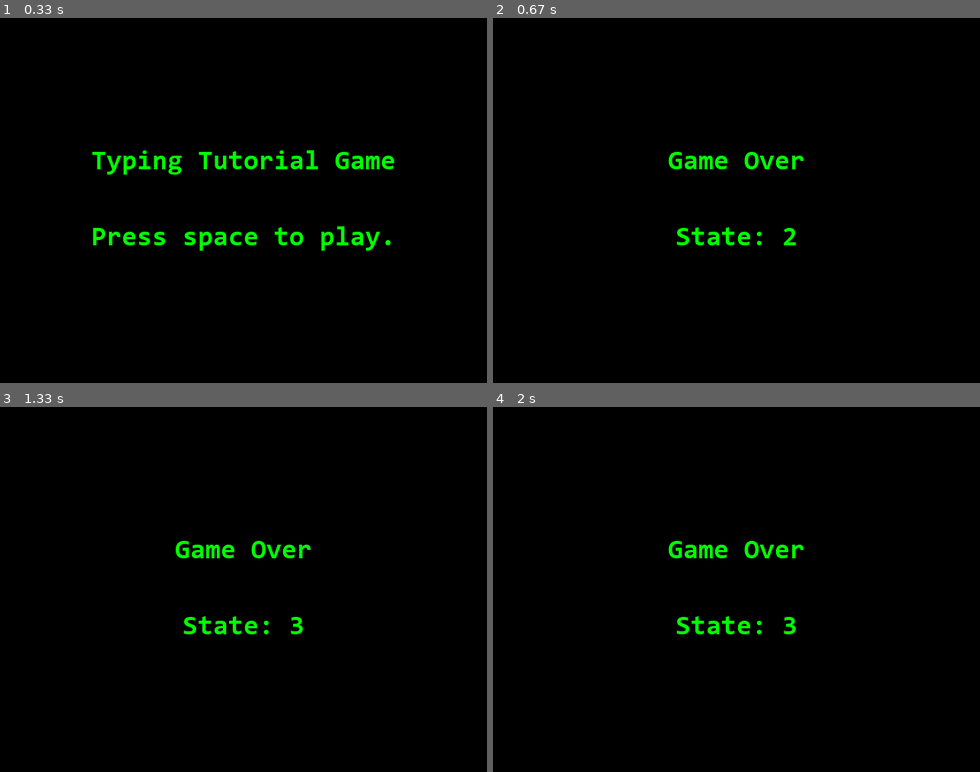
Above: before the commit, frames 1-4 (two rows, left to right).
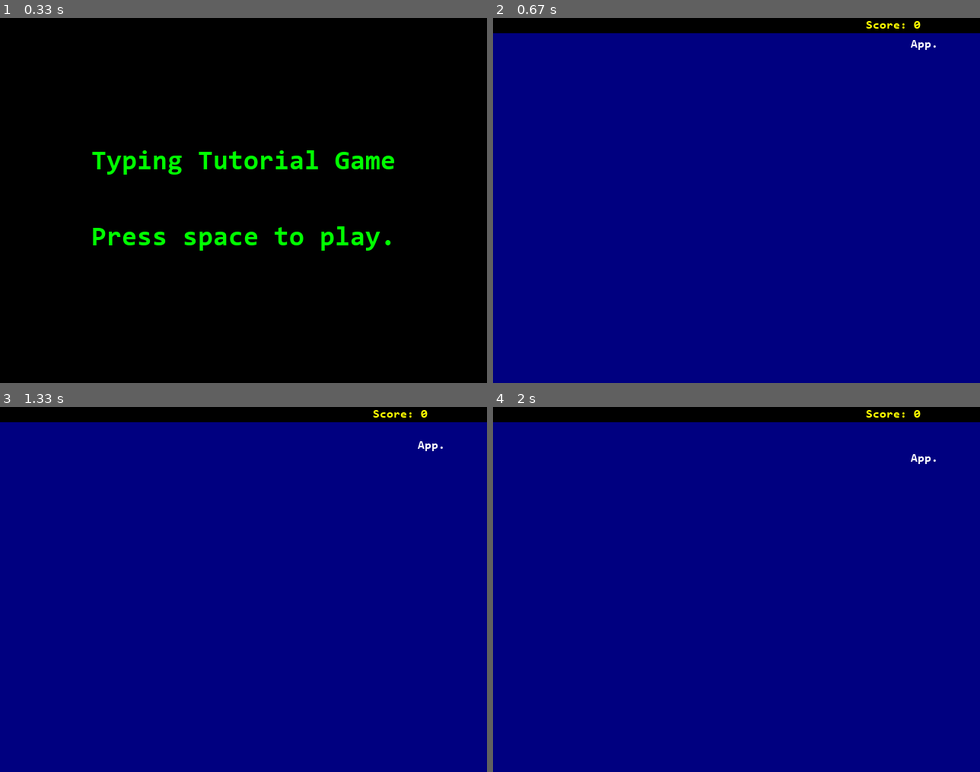
Above: after the commit, the same moments.

Repository: arynchoong/TypingTutorGame
Game: pygame game, started from python/src/game.py
Same seed, same stepped clock (60 frames per second), same inputs: the game is played once before the commit and once after it.
Inputs:
- Up to frame 1 (0.33 s): no input
- Up to frame 2 (0.67 s): tap Space at 0.33 s
- Up to frame 3 (1.33 s): tap Space at 0.67 s
- Up to frame 4 (2 s): no input

Frame 1 is identical in both runs. In frame 2, 96% of the frame differs, in the area x 0-100%, y 0-100%; in frame 3, 96%; in frame 4, 96%.

Commit message:
Restructured objects.py and word.py

Diff:
--- a/python/src/game.py
+++ b/python/src/game.py
@@ -1,4 +1,5 @@
 import pygame
+from play import GamePlay
 
 # Dimensions
 WIDTH = 640
@@ -21,7 +22,8 @@
         self.size = WIDTH, HEIGHT
         self.running = True if self.disp_surf else False
         self.state = START
-        self.bigfont = pygame.font.Font(RESFOLDER+'Consolas Bold.ttf', 36)
+        self.bigfont = pygame.font.Font(RESFOLDER + 'Consolas Bold.ttf', 36)
+        self.game = None
         return
 
     def init_display(self):
@@ -34,7 +36,12 @@
         # Event loop
         while self.running:
             self.check_event()
-            self.render()
+            if self.state == PLAYING:
+                self.game = GamePlay(self.screen)
+                self.game.execute()
+                self.state += 1
+            else:
+                self.render()
         return
 
     def check_event(self):
@@ -61,7 +68,7 @@
             message = 'Press space to play.'
         else:
             text = 'Game Over'
-            message = 'State: %s' % self.state
+            message = 'Score: %s' % self.game.score
 
         # draw the messages
         self.draw_text(text, GREEN, (WIDTH / 2, HEIGHT / 2 - 50))
--- a/python/src/objects.py
+++ b/python/src/objects.py
@@ -1,76 +1,63 @@
-# Typing tutorial game objects
-
+# game objects.py
+import string
 import random
 from word import Word
-from city import Cityline
-
-MARGINX = 6
+# Dimensions
+MARGINX = 5
 FONTWIDTH = 9 # based on Consolas Bold 16 pt font size
-
+# Resources
 RESFOLDER = '../../res/'
 
-class Objects:
+class GameObjects:
     def __init__(self, screen_width, screen_height):
+        self.screen_width = screen_width
+        self.screen_height = screen_height
         self.wordlist = self.init_words()
         self.game_words = []
-        self.width = screen_width
         self.bound_y = screen_height - 40
-        self.cityline = Cityline(screen_width)
 
     def init_words(self):
         words_list = None
         try:
-            with open(RESFOLDER+"brown.txt", "r", newline='') as file:
+            with open(RESFOLDER + "brown.txt", 'r', newline='') as file:
                 words_list = [line.strip() for line in file.readlines()]
         except:
             # Error handling, provide default:
-            words_list = ['a','b','c','d','e','f','g','h','i','j','k',
-                             'l','m','n','o','p','q','r','s','t','u','v',
-                             'x','y','z']
+            words_list = list(string.ascii_letters)
             random.shuffle(words_list)
-        self.wordlist_len = len(words_list)
         return words_list
 
-    def add_word(self, level):
-        # check that word doesn't duplicate first character in list
-        word = random.choice(self.wordlist[:min(self.wordlist_len,1000*level)])
+    def add_word(self):
+        '''Add word to game play'''
+        # Check that word doesn't duplicate first character in list
+        word = random.choice(self.wordlist)
         firstchar = [word.text[0] for word in self.game_words]
-        while (word[0] in firstchar):
+        while word[0] in firstchar:
             word = random.choice(self.wordlist)
 
-        # calculate list of city blocks still standing
-        avail_block = []
-        for idx, block in enumerate(self.cityline):
-            if block.get_flag() == True:
-                avail_block.append(idx)
-        x_avail = random.choice(avail_block)*10 + MARGINX
-        # calculate max x of word
-        max_x = (self.width - MARGINX) - (FONTWIDTH * len(word))
+        # Calculate the max of x position of word
+        max_x = (self.screen_width - MARGINX) - (FONTWIDTH * len(word))
+
+        # Some randomised fun
         x = random.randint(MARGINX,max_x)
-        # randomize fun
-        x = random.choice([x_avail,x])
-        x = min(x,max_x)
 
         self.game_words.append(Word(word, x))
-        return self.game_words[-1]
+        return True
 
     def move(self, delta):
         removed_typing = False
-        if not self.game_words:
-            return
         for word in self.game_words:
             word.move(delta)
-            # check y boundary
             if word.get_y() >= self.bound_y:
                 if word.typedidx >= 0:
                     removed_typing = True
                 word.set_remove()
-                self.cityline.del_blocks(word.get_x(), len(word))
-        self.cleanup()
+        self.clean_up()
         return removed_typing
 
-    def cleanup(self):
+    def clean_up (self):
         if not self.game_words:
             return
-        # remove words from game_words with word.typedidx == -2
+        # Remove words from game_words with word.typedidx == -2
         self.game_words = [w for w in self.game_words if w.typedidx != -2]
+        return
--- a/python/src/play.py
+++ b/python/src/play.py
@@ -1,9 +1,13 @@
 # play.py
 import pygame
+from objects import GameObjects
 
 # Colours        R    G    B
 BLUE        = (  0,   0, 128)
 WHITE       = (255, 255, 255)
+GREEN       = (  0, 200,   0)
+BLACK       = (  0,   0,   0)
+YELLOW      = (255, 255,   0)
 # Dimensions
 MARGINX = 5
 # Resources
@@ -17,41 +21,112 @@
         self.width, self.height = screen.get_size()
         self.font =  pygame.font.Font(RESFOLDER + 'Consolas Bold.ttf', 16)
         self.playing = True
+        self.game_objects = GameObjects(self.width, self.height)
+        self.last_add = 0 # time of adding word
+        self.add_timeout = 2000 # 2 seconds
+        self.fps = 25
+        self.fpsclock = pygame.time.Clock()
+        self.ydelta = 1
+        self.typing_flag = False
+        self.score = 0
+        self.keyhit = None
 
     def execute(self):
         while self.playing:
             self.check_events()
             self.loop()
             self.render()
+            self.fpsclock.tick(self.fps)
         return
 
     def check_events(self):
         for event in pygame.event.get():
             if event.type == pygame.QUIT:
                 pygame.quit()
+            elif event.type == pygame.TEXTINPUT:
+                self.keyhit = event.text
             elif event.type == pygame.KEYUP:
                 if event.key == pygame.K_ESCAPE:
                     self.playing = False
         return
 
     def loop(self):
-        pass
+        self.check_keyhit()
+
+        if self.game_objects.move(self.ydelta): # If moved beyond boundary Y
+            self.typing_flag = False
+        self.add_word()
+        return
 
     def render(self):
         '''Render surface'''
         self.disp_surf.fill(BLUE) # Fill background
+        self.draw_score()
 
-        self.draw_text('Playing...', WHITE, (320, 240))
+        # set the words for display
+        for word in self.game_objects.game_words:
+            if word.typedidx > -1:
+                typed_text = word.text[:word.typedidx+1]
+                untyped_text = ' '*(word.typedidx+1) + word.text[word.typedidx+1:]
+                self.draw_word(untyped_text, WHITE, word.coord())
+                self.draw_word(typed_text, GREEN, word.coord())
+            else:
+                self.draw_word(word.text, WHITE, word.coord())
 
         # Blit everything to screen
         self.screen.blit(self.disp_surf, (0,0))
         pygame.display.flip()
         return
 
-    def draw_text(self, text, colour, center):
+    def draw_word(self, text, colour, coord):
         # Display some text
         textsurf = self.font.render(text, True, colour)
         textrect = textsurf.get_rect()
-        textrect.center = center
+        textrect.topleft = coord
         self.disp_surf.blit(textsurf, textrect)
         return
+
+    def add_word(self):
+        # Check if valid to add
+        if not self.game_objects.game_words or (
+            (pygame.time.get_ticks() - self.last_add) > self.add_timeout):
+            if self.game_objects.add_word():
+                self.last_add = pygame.time.get_ticks()
+        return
+
+    def check_keyhit(self):
+        if not self.keyhit:
+            return
+        if self.typing_flag:
+            for word in self.game_objects.game_words:
+                if word.typedidx != -1:
+                    if word.text[word.typedidx+1] == self.keyhit:
+                        if word.typed():
+                            self.typing_flag = False
+                            self.add_score(len(word))
+                    else:
+                        word.typed_reset()
+                        self.typing_flag = False
+        else:
+            for word in self.game_objects.game_words:
+                if word.text[0] == self.keyhit:
+                    if word.typed():
+                        self.add_score(1)
+                    else:
+                        self.typing_flag = True
+                    break
+        self.game_objects.clean_up()
+        self.keyhit = None
+        return
+
+    def add_score(self, score):
+        self.score += score
+        return
+
+    def draw_score(self):
+        # draw status bar background
+        pygame.draw.rect(self.disp_surf, BLACK, (0,0,self.width,20), 0)
+        # draw score text
+        text = 'Score: %s' % self.score
+        self.draw_word(text, YELLOW, (self.width - 150, 2))
+        return
--- a/python/src/word.py
+++ b/python/src/word.py
@@ -1,17 +1,17 @@
-# Typing tutorial word objects
-
+# word.py
+# Dimensions
 STARTY = 20
 
 class Word:
     def __init__(self, word, x):
         self.text = word
-        self.len = len(self.text)
+        self._len = len(self.text)
         self._x = x
         self._y = STARTY
         self.typedidx = -1 # index of typed characters '-2' to remove
 
     def __len__(self):
-        return self.len
+        return self._len
 
     def get_x(self):
         return self._x
@@ -23,19 +23,24 @@
         return self._x, self._y
 
     def move(self, delta):
-        self._y += 1
+        self._y += delta
+        return
 
     def set_remove(self):
+        '''Set flag to be removed'''
         self.typedidx = -2
+        return
 
     def typed(self):
+        '''Returns True if completed typing word, False otherwise.'''
         self.typedidx += 1
-        if (self.typedidx >= (self.len-1)):
+        if self.typedidx >= self._len - 1:
             # completed typing word
-            self.set_remove()
-            return False
-        return True # finished typing word
+            self.typedidx = -2
+            return True
+        return False
 
     def typed_reset(self):
+        '''User typed incorrectly, reset flag'''
         self.typedidx = -1
         return
